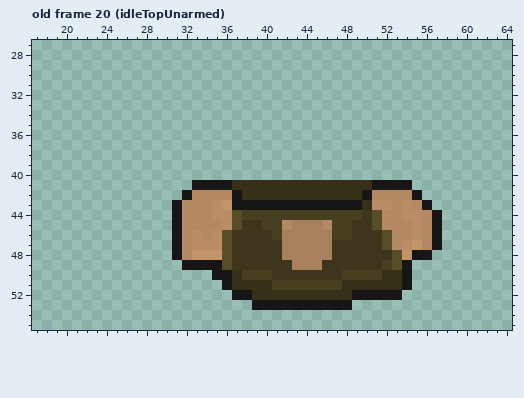
Pixel-art file: Assets/Sprites/playerSprites.ase. The first picture shows the starting point.
88x88 pixels, 70 frames. Colours within 5 levels of each other are drawn and written as one. Shown: old frame 20 (idleTopUnarmed): x 17..64, y 27..55.
After:
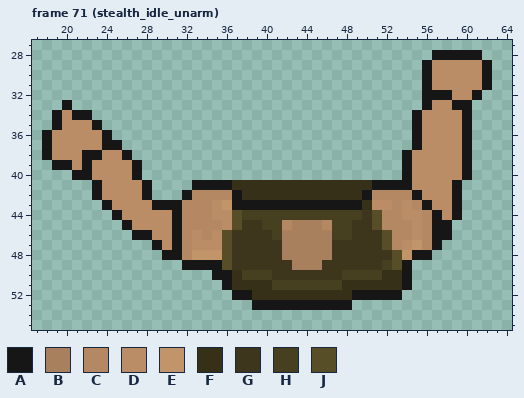
Palette (. is transparent): A #171617  B #a8805d  C #b38862  D #ba8d66  E #c29469  F #363019  G #3d361c  H #474020  J #574d27
A new or re-ordered frame is compared with the old frame closest to it.
Changes in this commit:
frames 70 -> 71
Frame 71 (stealth_idle_unarm) is new; against old frame 20 (idleTopUnarmed), layer "MainLayer":
y 28: x 57..61 ..... -> AAAAA
y 29..31: x 56..62 ....... -> ADDDDDA
y 32: x 56..61 ...... -> AAADDA
y 33: x 20 . -> A; x 56..60 ..... -> ADDAA
y 34: x 19..22 .... -> ADAA; x 55..60 ...... -> ADDDDA
y 35: x 19..23 ..... -> ADDDA; x 55..60 ...... -> ADDDDA
y 36: x 18..24 ....... -> ADDDDDA; x 55..60 ...... -> ADDDDA
y 37: x 18..25 ........ -> ADDDDDAA; x 55..60 ...... -> ADDDDA
y 38: x 18..26 ......... -> ADDDAADDA; x 54..60 ....... -> ADDDDDA
y 39: x 19..27 ......... -> AADADDDDA; x 54..60 ....... -> ADDDDDA
y 40: x 21..27 ....... -> AADDDDA; x 54..60 ....... -> ADDDDDA
y 41: x 23..28 ...... -> ADDDDA; x 55..59 ..... -> DDDDA
y 42: x 23..28 ...... -> ADDDDA; x 56..59 .... -> DDDA
y 43: x 24..30 ....... -> ADDDDAA; x 57..59 ... -> DDA
y 44: x 25..30 ...... -> ADDDDD; x 58..59 .. -> DA
y 45: x 26..30 ..... -> ADDDD; x 58 . -> A
y 46: x 27..30 .... -> AADD; x 58 . -> A
y 47: x 29..30 .. -> AD
y 48: x 30 . -> A
Where, in picture pixels (left, top, right, bottom), the same in both pictures:
added: (402, 50, 492, 240)
added: (42, 100, 172, 260)
